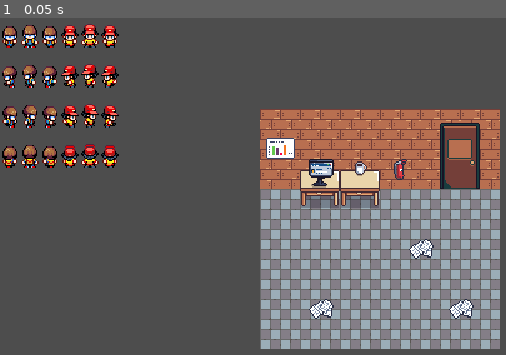
Above: before the commit, frame 1.
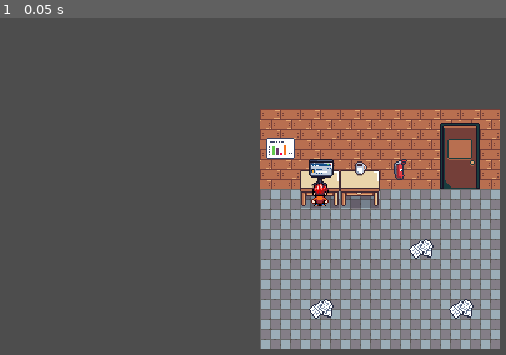
Above: after the commit, the same moment.

Repository: Phanty78/i-want-to-be-a-game-dev
Game: Godot game, scene res://scenes/main/main.tscn
Same seed, same stepped clock (60 frames per second), same inputs: the game is played once before the commit and once after it.
Inputs:
- Up to frame 1 (0.05 s): no input

The runs differ from the first frame. In frame 1, 4.0% of the frame differs, in the area x 0-66%, y 1-56%.

Commit message:
MOD - Finalisation de la scène principale.

Diff:
--- a/scenes/main/main_room.tscn
+++ b/scenes/main/main_room.tscn
@@ -30,6 +30,11 @@
 [node name="Character" type="Node2D" parent="." unique_id=2125991947]
 
 [node name="Developer" type="Sprite2D" parent="Character" unique_id=1004602585]
+z_index = 2
+position = Vector2(256, 143)
 texture = ExtResource("2_0re8g")
+hframes = 12
+vframes = 8
+frame = 37
 
 [node name="Foreground" type="Node2D" parent="." unique_id=584083252]
